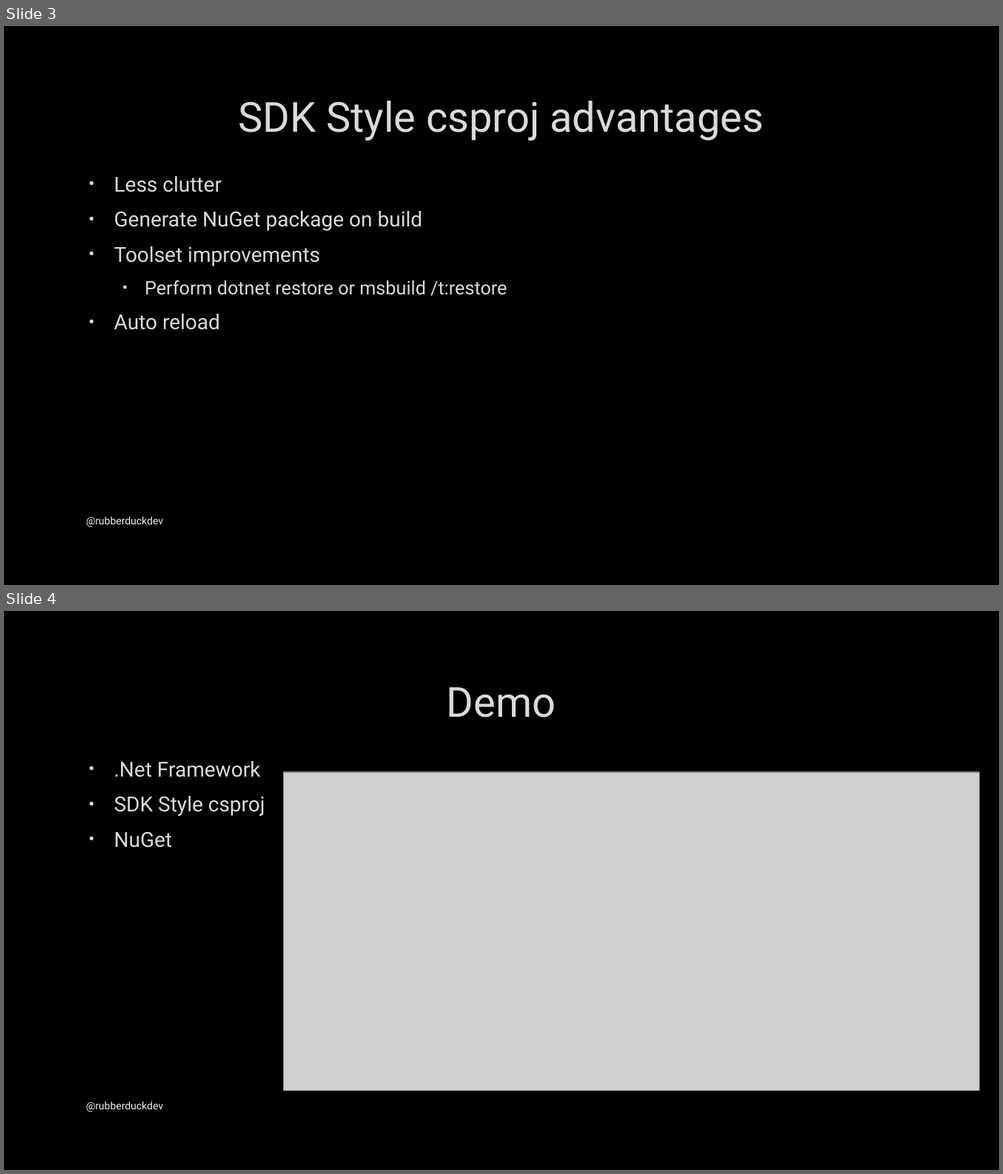
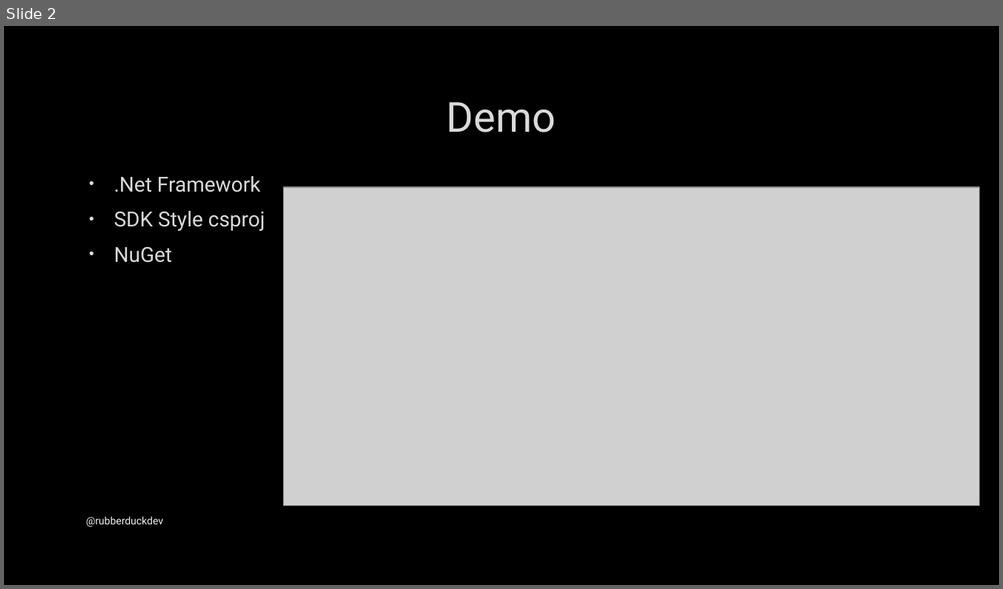
Before and after one commit to realrubberduckdev/NuGetAndMSBuild, a slide deck: NuGet & MSBuild.pptx. Shown one above the other, each under a label of ours: slides 3 and 4 before the commit, slide 2 after it. The pictures are 1003x1174 and 1003x589 pixels, drawn with LibreOffice and Linux fonts; fonts in the diff are those of the drawing; grey boxes stand for pictures; background and template pictures are left out. Boxes give left, top, right and bottom in pixels: in the first picture for what was removed or moved away, otherwise in the second. Text is boxed around its words. In the diff, an @@ line names an element or a change of style, - is before the commit and + after.

Commit message:
Update talk and InitializeTalk.ps1.

```diff
--- a/NuGet & MSBuild.pptx
+++ b/NuGet & MSBuild.pptx
@@ slide 3 removed at (4, 26, 999, 585), background picture (left out) @@
@@ title removed at (238, 101, 764, 141) @@
-SDK Style csproj advantages
@@ text removed at (114, 176, 506, 330) @@
-• Less clutter
-• Generate NuGet package on build
-• Toolset improvements
-  • Perform dotnet restore or msbuild /t:restore
-• Auto reload
@@ text removed at (86, 517, 163, 527) @@
-@rubberduckdev
@@ what was slide 4 is now slide 2 @@
```
Also in this commit, not shown: 1 other slide removed, 1 other file.
